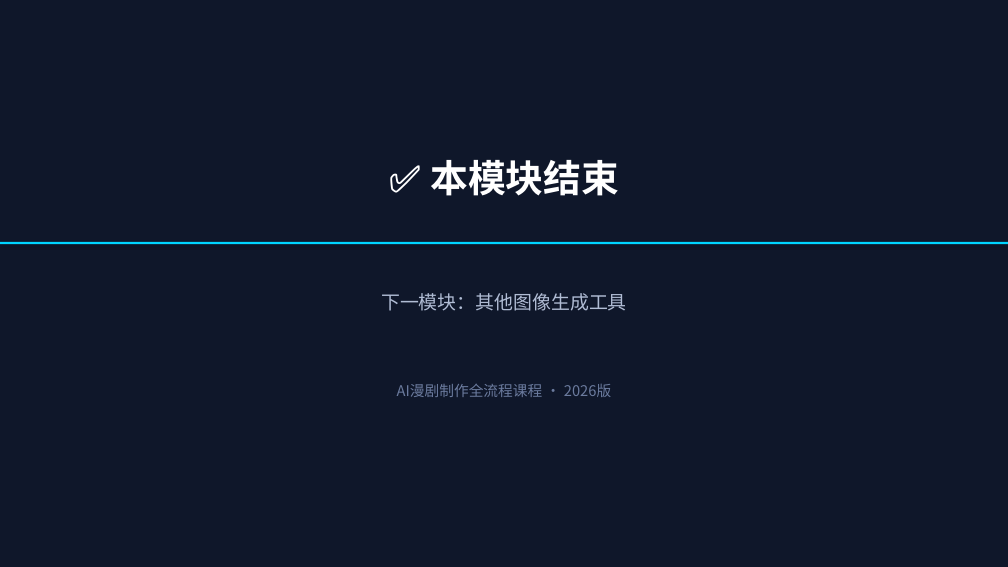
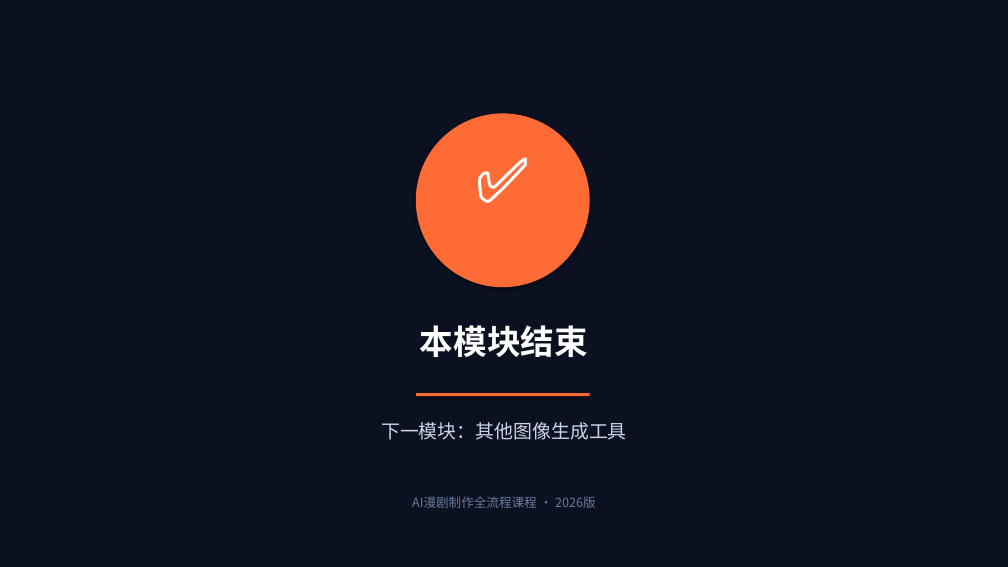
Before and after one commit to lichangjiang932-ship-it/ai-video-class, a slide deck: slide 13 of AI漫剧制作课程/PPT课件/模块04-即梦AI深度精通.pptx (slide 12 before the commit). Drawn at 1008x567 pixels with LibreOffice and Linux fonts; fonts in the diff are those of the drawing. Boxes give left, top, right and bottom in pixels: in the first picture for what was removed or moved away, otherwise in the second. Text is boxed around its words. In the diff, an @@ line names an element or a change of style, - is before the commit and + after.

Commit message:
feat: PPT视觉全面升级 - 多种新布局与装饰元素
- 重写 generate_all_ppts.py 幻灯片工厂
- 新增 stat_cards 类型：大数字数据卡片展示
- 新增 timeline 类型：横向时间线可视化
- 新增 icon_grid 类型：图标网格卡片布局
- 新增 comparison_matrix 类型：对比矩阵
- 封面页重设计：左右分栏+大号模块编号
- 目录页改为网格卡片布局
- 内容页每条要点独立卡片+编号
- 步骤页支持横排(≤4步)/竖排(>4步)自适应
- 统一页面标题区+装饰元素
- 模块主题色系统：每个模块独立配色
- 数据文件补充 stat_cards/icon_grid/timeline 类型

```diff
--- a/AI漫剧制作课程/PPT课件/模块04-即梦AI深度精通.pptx
+++ b/AI漫剧制作课程/PPT课件/模块04-即梦AI深度精通.pptx
@@ background #0F172A to #0B1120 @@
@@ ellipse added at <box>416,113,590,287</box>, fill #FF6B35 @@
@@ text added at <box>416,136,590,272</box>, 60 pt, text #FFFFFF @@
+✅
@@ rectangle removed at <box>0,242,1008,244</box> @@
@@ text at <box>420,325,588,357</box>: text changed; size 36 to 32 pt @@
-✅ 本模块结束
+本模块结束
@@ text "下一模块：其他图像生成工具": place and size @@
-text "下一模块：其他图像生成工具" at <box>381,293,627,311</box>
+text "下一模块：其他图像生成工具" at <box>381,422,627,440</box>
@@ text "下一模块：其他图像生成工具" at <box>381,422,627,440</box>: text colour #B0BCD4 to #CBD5E8 @@
@@ rectangle added at <box>416,393,590,396</box>, fill #FF6B35 @@
@@ text "AI漫剧制作全流程课程 · 2026版": place and size @@
-text "AI漫剧制作全流程课程 · 2026版" at <box>397,384,611,397</box>
+text "AI漫剧制作全流程课程 · 2026版" at <box>412,496,596,508</box>
@@ text "AI漫剧制作全流程课程 · 2026版" at <box>412,496,596,508</box>: size 14 to 12 pt @@
```
Also in this commit, not shown: 10 other slides changed, 2 slides added, 1 slide removed, 22 other files.
